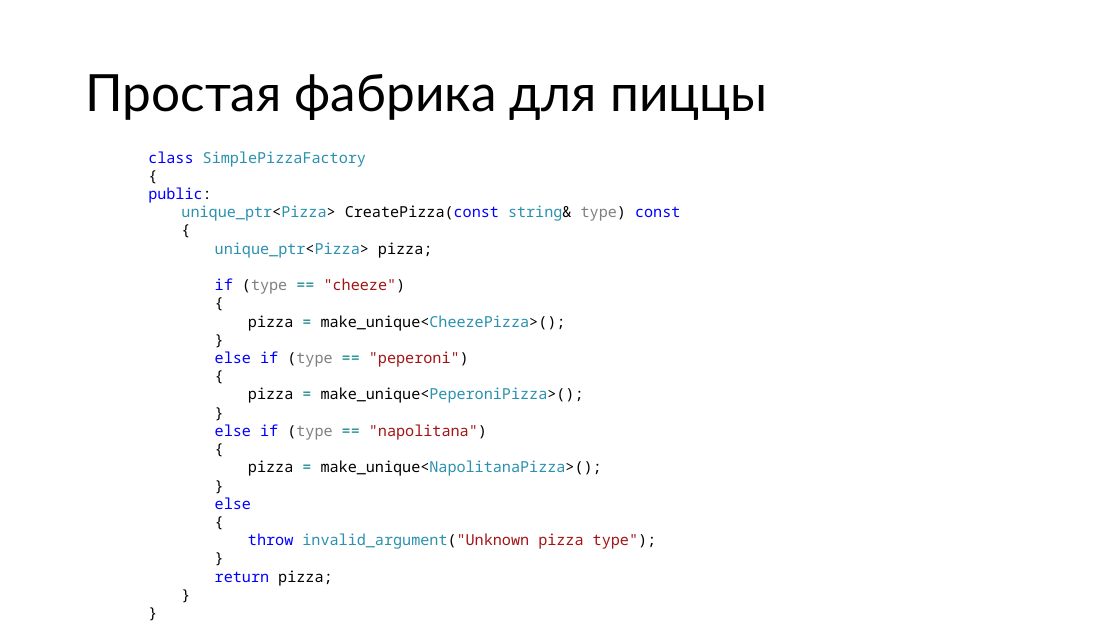
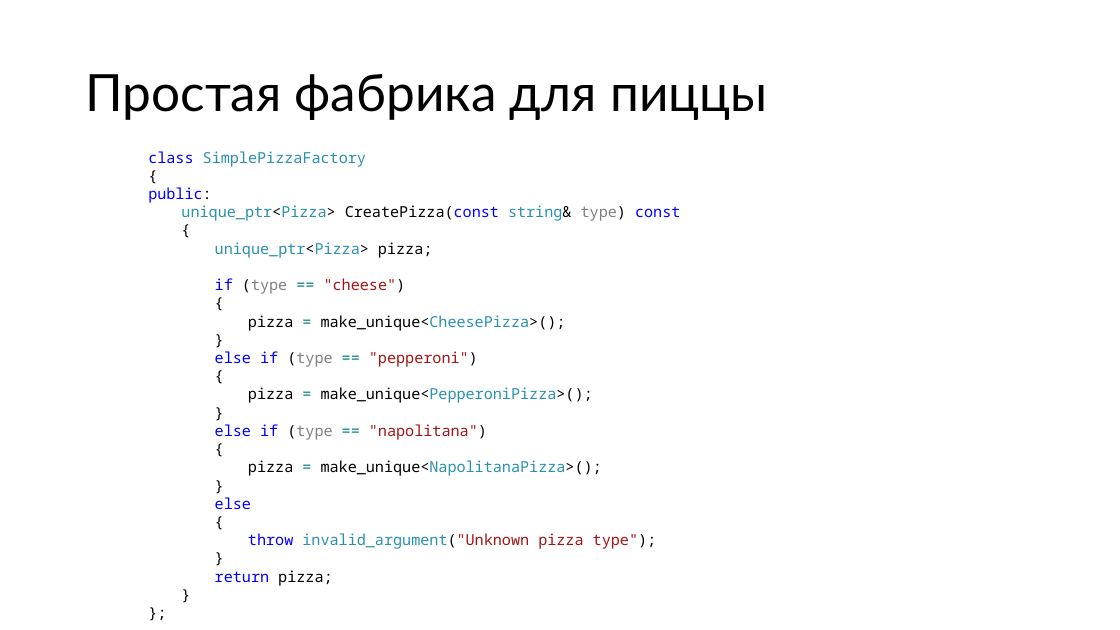
Before and after one commit to alexey-malov/ood, a slide deck: slide 10 of lectures/04.factory/factory.pptx (slide 12 before the commit). Drawn at 1120x630 pixels with LibreOffice and Linux fonts; fonts in the diff are those of the drawing. Boxes give left, top, right and bottom in pixels: in the first picture for what was removed or moved away, otherwise in the second. Text is boxed around its words. In the diff, an @@ line names an element or a change of style, - is before the commit and + after.

```diff
--- a/lectures/04.factory/factory.pptx
+++ b/lectures/04.factory/factory.pptx
@@ text at bbox=[148, 151, 680, 586]: text changed @@
-}
+};
@@ text at bbox=[215, 278, 406, 294]: text changed @@
-if (type == "cheeze")
+if (type == "cheese")
@@ text at bbox=[248, 315, 566, 331]: text changed @@
-pizza = make_unique<CheezePizza>();
+pizza = make_unique<CheesePizza>();
@@ text at bbox=[215, 351, 478, 367]: text changed @@
-else if (type == "peperoni")
+else if (type == "pepperoni")
@@ text at bbox=[248, 387, 593, 403]: text changed @@
-pizza = make_unique<PeperoniPizza>();
+pizza = make_unique<PepperoniPizza>();
```
Also in this commit, not shown: 29 other slides changed, 14 slides added, 4 slides removed, 5 other files.
